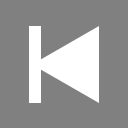
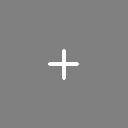
Comparing the layer stacks of the two 128px x 128px images. Changes:
added layer "add" above "previous" over [48, 49, 79, 80]
hid "previous" over [29, 26, 99, 103]
